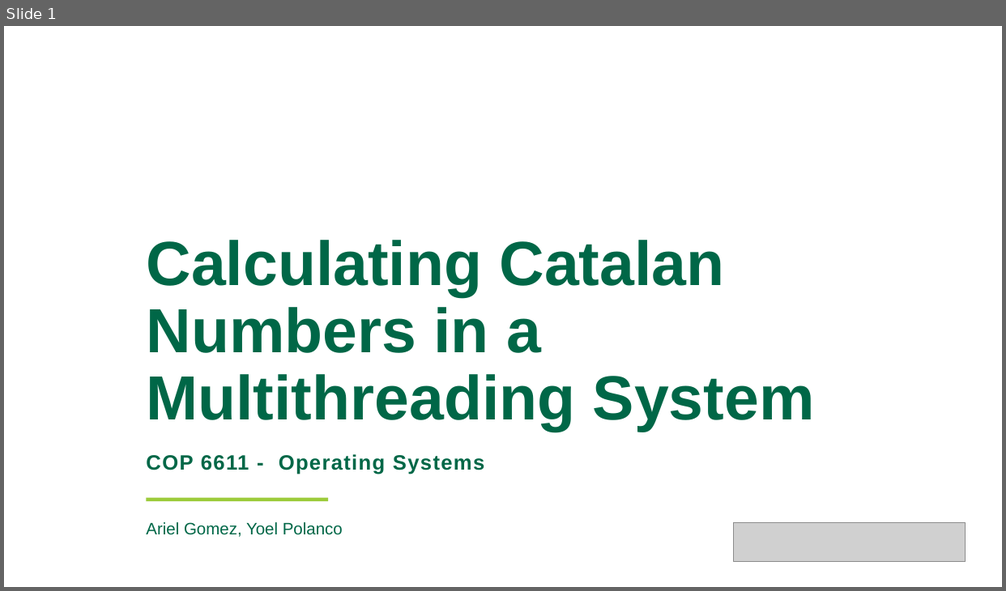
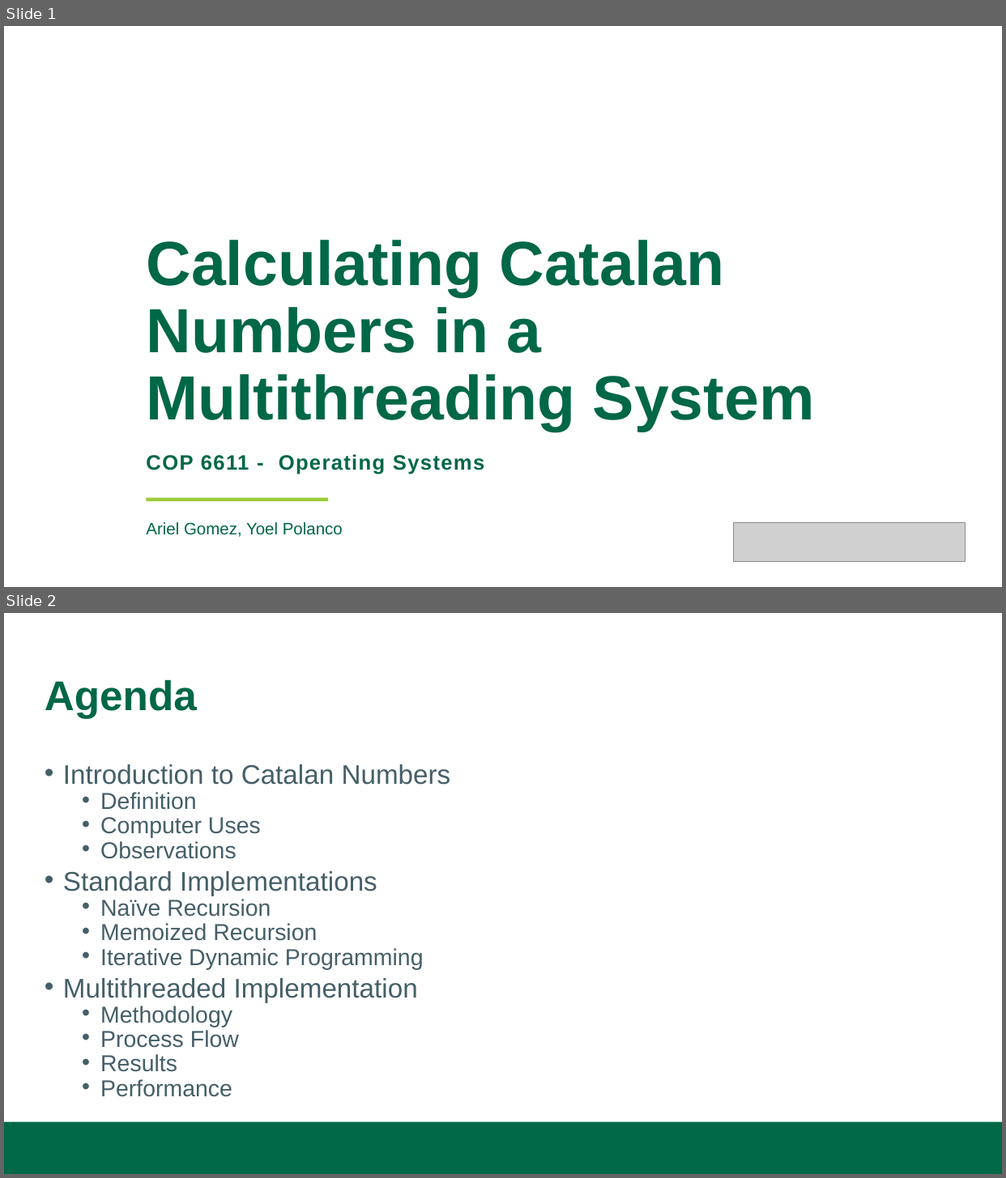
Before and after one commit to KS-AO-HUB/OS-Group-Project, a slide deck: catalan.pptx. Shown one above the other, each under a label of ours: slide 1 before the commit, slides 1 and 2 after it. The pictures are 1006x591 and 1006x1178 pixels, drawn with LibreOffice and Linux fonts; fonts in the diff are those of the drawing; grey boxes stand for pictures; background and template pictures are left out. Boxes give left, top, right and bottom in pixels: in the first picture for what was removed or moved away, otherwise in the second. Text is boxed around its words. In the diff, an @@ line names an element or a change of style, - is before the commit and + after.

```diff
--- a/catalan.pptx
+++ b/catalan.pptx
@@ slide 2 added at (x1=4, y1=613, x2=1002, y2=1174), background #FFFFFF @@
@@ title added at (x1=44, y1=679, x2=197, y2=718), 40 pt, text #006747, bold @@
+Agenda
@@ text added at (x1=63, y1=764, x2=451, y2=1097), 22.2 pt, text #455F69 @@
+• Introduction to Catalan Numbers
+  • Definition
+  • Computer Uses
+  • Observations
+• Standard Implementations
+  • Naïve Recursion
+  • Memoized Recursion
+  • Iterative Dynamic Programming
+• Multithreaded Implementation
+  • Methodology
+  • Process Flow
+  • Results
+  • Performance
@@ rectangle added at (x1=4, y1=1122, x2=1002, y2=1174), fill #006747 @@
```
Also in this commit, not shown: 8 slides changed, 3 other slides added, 2 slides removed, 1 other file.
